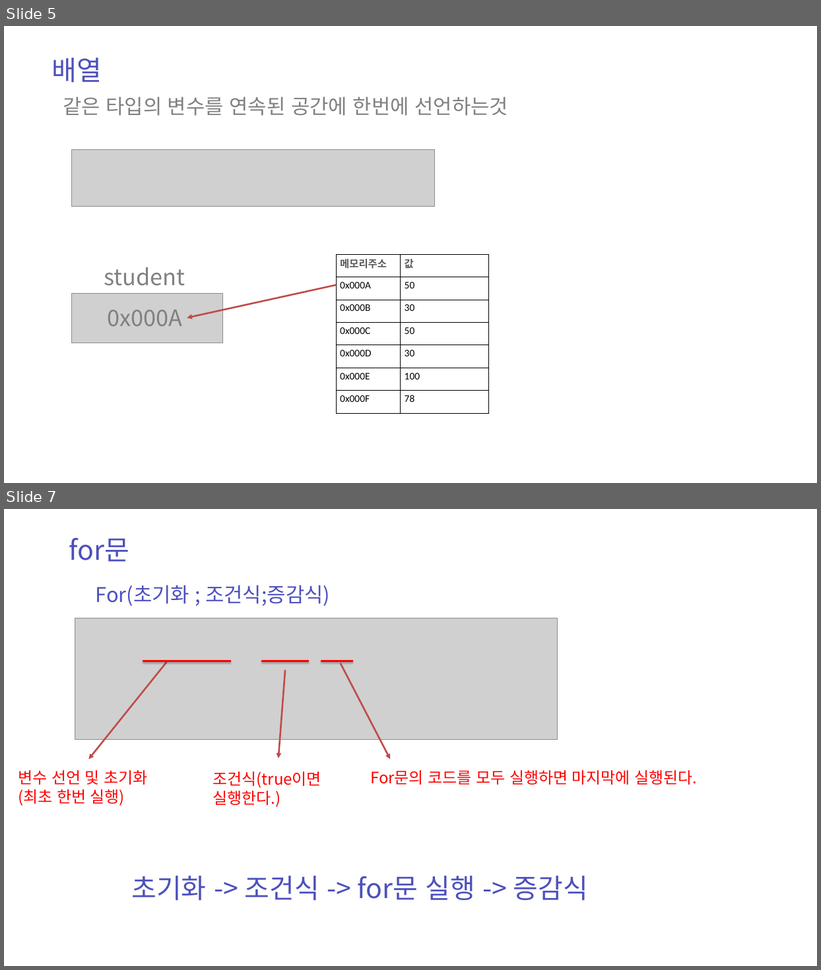
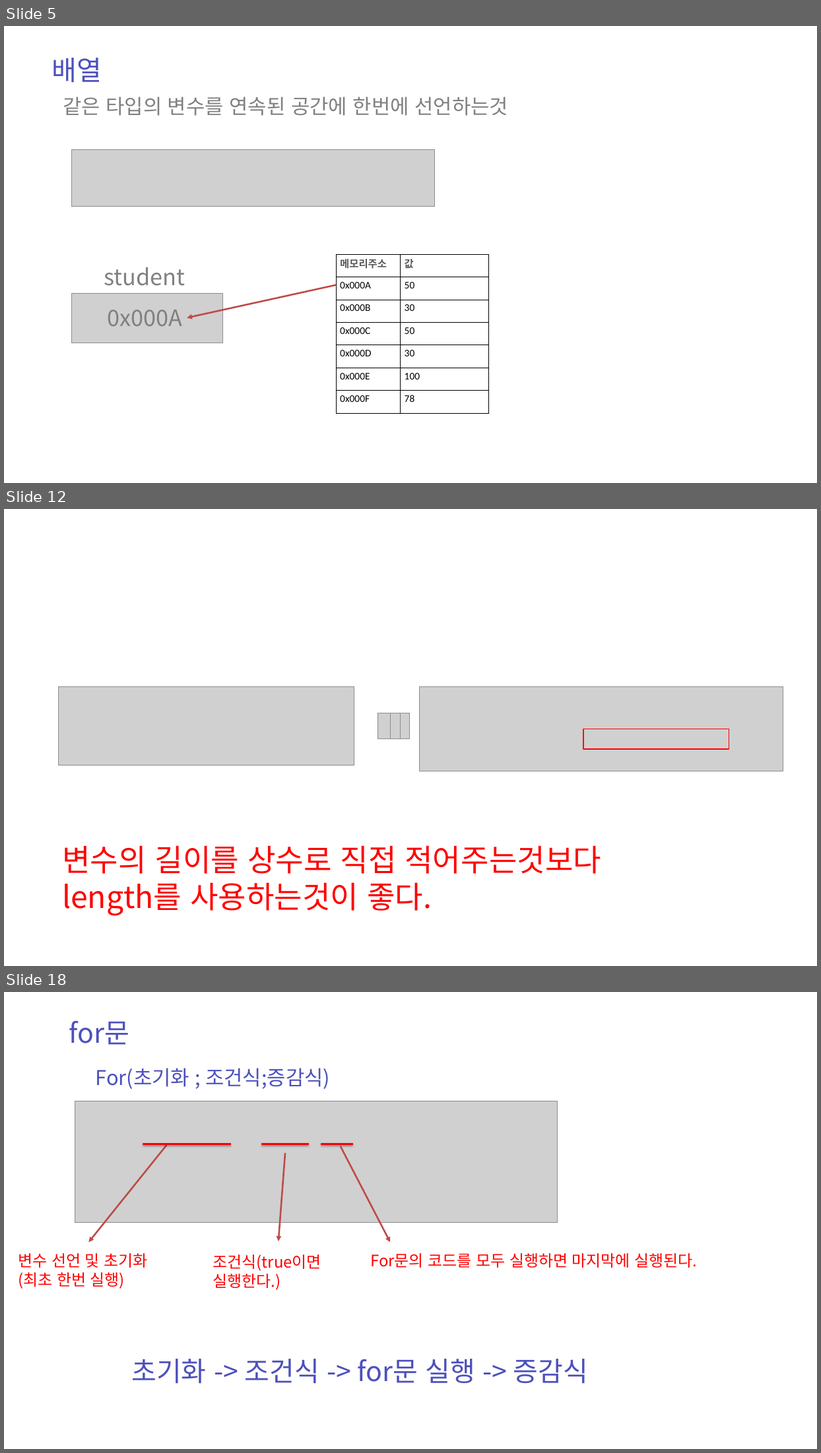
Before and after one commit to zest132/JavaLecture, a slide deck: JavaLecture/LectureFile/java 5강.pptx. Shown one above the other, each under a label of ours: slides 5 and 7 before the commit, slides 5, 12 and 18 after it; the slides between them are not shown. The pictures are 821x970 and 821x1453 pixels, drawn with LibreOffice and Linux fonts; fonts in the diff are those of the drawing; grey boxes stand for pictures. Boxes give left, top, right and bottom in pixels: in the first picture for what was removed or moved away, otherwise in the second. Text is boxed around its words. In the diff, an @@ line names an element or a change of style, - is before the commit and + after.

```diff
--- a/JavaLecture/LectureFile/java 5강.pptx
+++ b/JavaLecture/LectureFile/java 5강.pptx
@@ slide 12 added at (x1=4, y1=509, x2=817, y2=966), background #FFFFFF @@
@@ picture added at (x1=420, y1=687, x2=783, y2=772) @@
@@ picture added at (x1=58, y1=687, x2=354, y2=766) @@
@@ picture added at (x1=378, y1=713, x2=391, y2=739) @@
@@ picture added at (x1=387, y1=713, x2=400, y2=739) @@
@@ picture added at (x1=397, y1=713, x2=410, y2=739) @@
@@ rectangle added at (x1=583, y1=729, x2=729, y2=749), outline #FF0000 2 pt @@
@@ text added at (x1=62, y1=846, x2=601, y2=916), 54 pt, text #FF0000 @@
+변수의 길이를 상수로 직접 적어주는것보다
+length를 사용하는것이 좋다.
@@ what was slide 7 is now slide 18 @@
```
Also in this commit, not shown: 1 slide changed, 10 other slides added, 1 other file.
